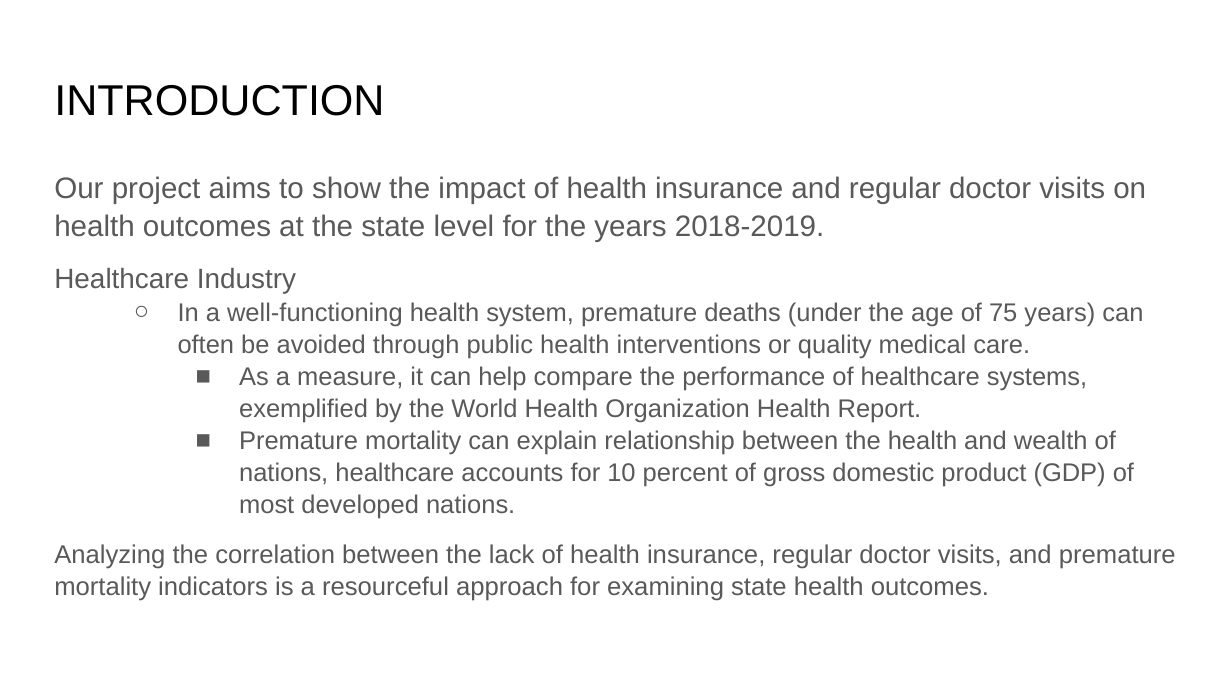
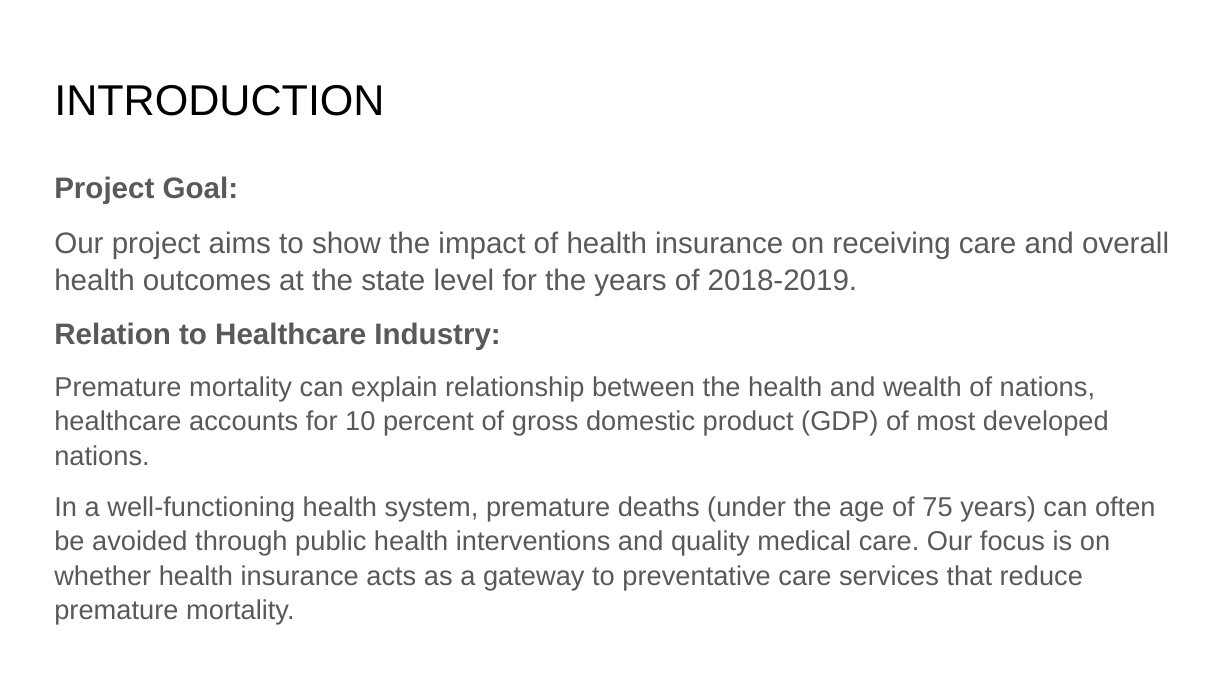
Before and after one commit to redpandata19/Project_1_Team_5, a slide deck: slide 2 of Project 1 Group 5 slides.pptx. Drawn at 1232x693 pixels with LibreOffice and Linux fonts; fonts in the diff are those of the drawing. Boxes give left, top, right and bottom in pixels: in the first picture for what was removed or moved away, otherwise in the second. Text is boxed around its words. In the diff, an @@ line names an element or a change of style, - is before the commit and + after.

```diff
--- a/Project 1 Group 5 slides.pptx
+++ b/Project 1 Group 5 slides.pptx
@@ text at box(54, 176, 1169, 350): text changed; size 14.9 to 17.3 pt @@
-Our project aims to show the impact of health insurance and regular doctor visits on health outcomes at the state level for the years 2018-2019.
-Healthcare Industry
-  ○ In a well-functioning health system, premature deaths (under the age of 75 years) can often be avoided through public health interventions or quality medical care.
-    ■ As a measure, it can help compare the performance of healthcare systems, exemplified by the World Health Organization Health Report.
+Project Goal:
+Our project aims to show the impact of health insurance on receiving care and overall health outcomes at the state level for the years of 2018-2019.
+Relation to Healthcare Industry:
@@ text at box(54, 376, 1109, 466): size 14.9 to 15.9 pt in "Premature mortality can explain relationship between the ..."; bullet ■ to none; list level 3 to 1 in "Premature mortality can explain relationship ..." @@
@@ text at box(54, 496, 1156, 624): text changed; size 15 to 15.9 pt @@
-Analyzing the correlation between the lack of health insurance, regular doctor visits, and premature mortality indicators is a resourceful approach for examining state health outcomes.
+In a well-functioning health system, premature deaths (under the age of 75 years) can often be avoided through public health interventions and quality medical care. Our focus is on whether health insurance acts as a gateway to preventative care services that reduce premature mortality.
```
Also in this commit, not shown: 8 other slides changed, 7 slides added, 9 slides removed.
